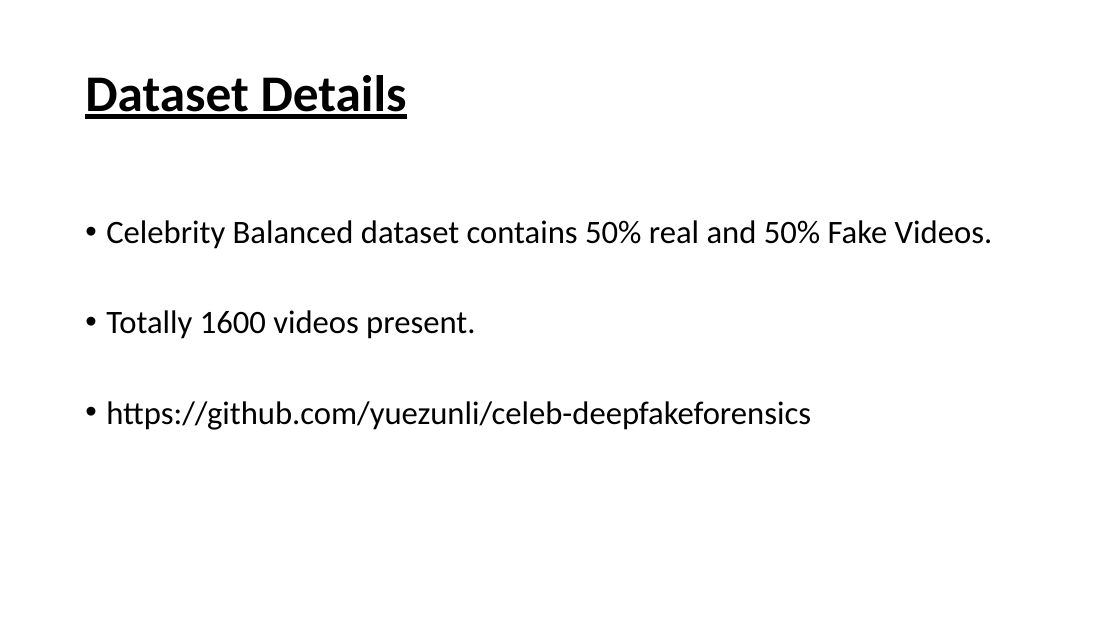
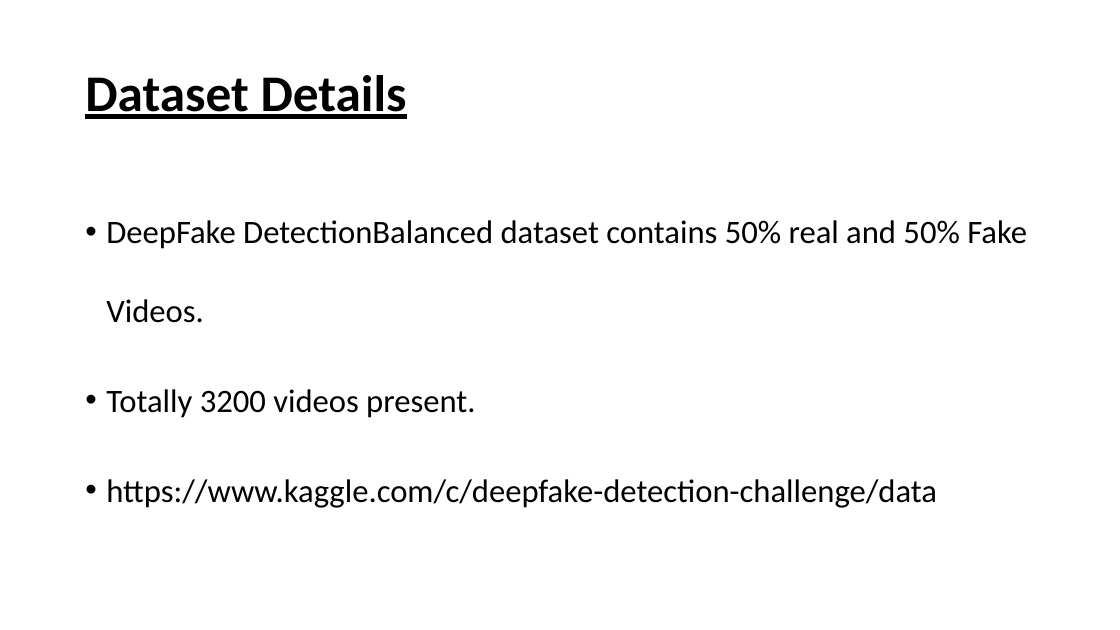
Before and after one commit to gurukms07/deepfakedetection, a slide deck: slide 2 of Second_Review/DEEPFAKE DETECTION2.pptx (slide 4 before the commit). Drawn at 1120x630 pixels with LibreOffice and Linux fonts; fonts in the diff are those of the drawing. Boxes give left, top, right and bottom in pixels: in the first picture for what was removed or moved away, otherwise in the second. Text is boxed around its words. In the diff, an @@ line names an element or a change of style, - is before the commit and + after.

```diff
--- a/Second_Review/DEEPFAKE DETECTION2.pptx
+++ b/Second_Review/DEEPFAKE DETECTION2.pptx
@@ text at [106, 220, 1027, 508]: text changed @@
-• Celebrity Balanced dataset contains 50% real and 50% Fake Videos.
-• Totally 1600 videos present.
-• https://github.com/yuezunli/celeb-deepfakeforensics
+• DeepFake DetectionBalanced dataset contains 50% real and 50% Fake Videos.
+• Totally 3200 videos present.
+• https://www.kaggle.com/c/deepfake-detection-challenge/data
```
Also in this commit, not shown: 7 other slides changed, 2 slides added, 3 slides removed.
